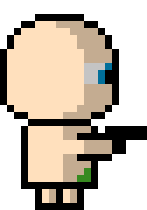
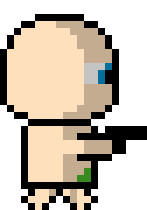
Two versions of the same layered image (147 x 210). Layer-by-layer changes:
showed "Naked man walk" over box(21, 189, 98, 210)
hid "Naked man idle" over box(21, 189, 98, 210)
hid "Background" over box(21, 189, 98, 210)
